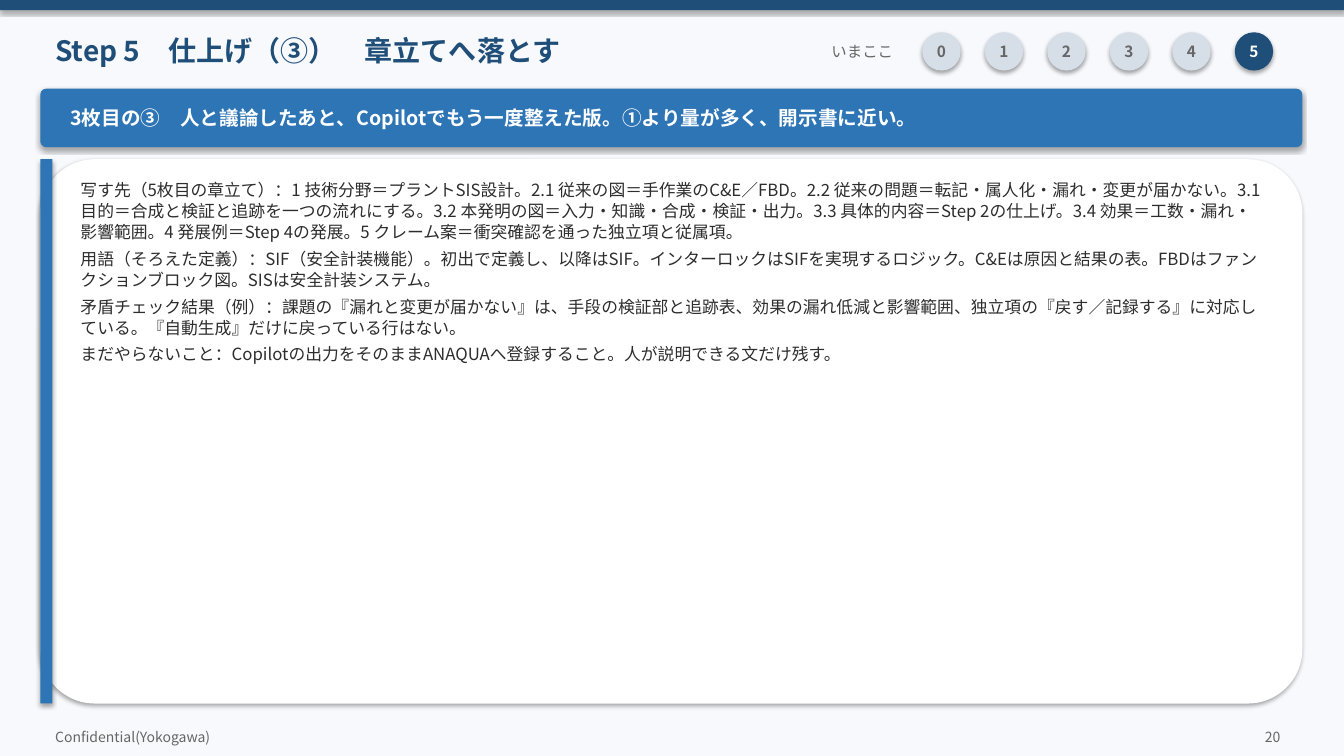
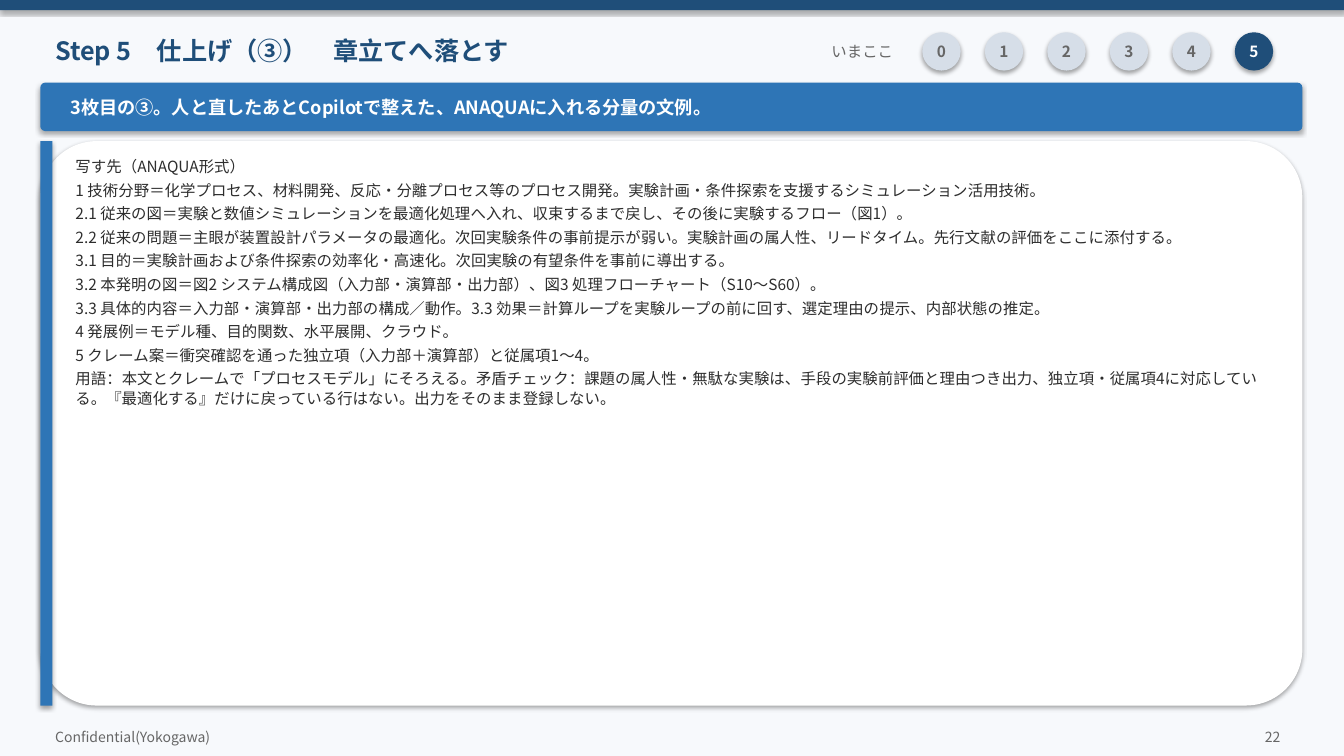
Before and after one commit to zhexingwang/ppt, a slide deck: slide 22 of decks/05_Copilot発明開示書/Copilot発明開示書_訂正反映.pptx (slide 20 before the commit). Drawn at 1344x756 pixels with LibreOffice and Linux fonts; fonts in the diff are those of the drawing. Boxes give left, top, right and bottom in pixels: in the first picture for what was removed or moved away, otherwise in the second. Text is boxed around its words. In the diff, an @@ line names an element or a change of style, - is before the commit and + after.

```diff
--- a/decks/05_Copilot発明開示書/Copilot発明開示書_訂正反映.pptx
+++ b/decks/05_Copilot発明開示書/Copilot発明開示書_訂正反映.pptx
@@ text "Step 5 仕上げ（③） 章立てへ落とす" at (x1=55, y1=38, x2=509, y2=66): size 20 to 18 pt @@
@@ rounded rectangle resized from (x1=40, y1=89, x2=1303, y2=147) to (x1=40, y1=83, x2=1303, y2=131) @@
@@ text at (x1=70, y1=98, x2=711, y2=118): text changed; size 14 to 13 pt @@
-3枚目の③ 人と議論したあと、Copilotでもう一度整えた版。①より量が多く、開示書に近い。
+3枚目の③。人と直したあとCopilotで整えた、ANAQUAに入れる分量の文例。
@@ rounded rectangle resized from (x1=40, y1=159, x2=1303, y2=704) to (x1=40, y1=141, x2=1303, y2=706) @@
@@ rectangle resized from (x1=40, y1=159, x2=52, y2=704) to (x1=40, y1=141, x2=52, y2=706) @@
@@ text at (x1=75, y1=159, x2=1256, y2=406): text changed; size 12 to 11 pt @@
-写す先（5枚目の章立て）：1 技術分野＝プラントSIS設計。2.1 従来の図＝手作業のC&E／FBD。2.2 従来の問題＝転記・属人化・漏れ・変更が届かない。3.1 目的＝合成と検証と追跡を一つの流れにする。3.2 本発明の図＝入力・知識・合成・検証・出力。3.3 具体的内容＝Step 2の仕上げ。3.4 効果＝工数・漏れ・影響範囲。4 発展例＝Step 4の発展。5 クレーム案＝衝突確認を通った独立項と従属項。
-用語（そろえた定義）：SIF（安全計装機能）。初出で定義し、以降はSIF。インターロックはSIFを実現するロジック。C&Eは原因と結果の表。FBDはファンクションブロック図。SISは安全計装システム。
-矛盾チェック結果（例）：課題の『漏れと変更が届かない』は、手段の検証部と追跡表、効果の漏れ低減と影響範囲、独立項の『戻す／記録する』に対応している。『自動生成』だけに戻っている行はない。
-まだやらないこと：Copilotの出力をそのままANAQUAへ登録すること。人が説明できる文だけ残す。
+写す先（ANAQUA形式）
+1 技術分野＝化学プロセス、材料開発、反応・分離プロセス等のプロセス開発。実験計画・条件探索を支援するシミュレーション活用技術。
+2.1 従来の図＝実験と数値シミュレーションを最適化処理へ入れ、収束するまで戻し、その後に実験するフロー（図1）。
+2.2 従来の問題＝主眼が装置設計パラメータの最適化。次回実験条件の事前提示が弱い。実験計画の属人性、リードタイム。先行文献の評価をここに添付する。
+3.1 目的＝実験計画および条件探索の効率化・高速化。次回実験の有望条件を事前に導出する。
+3.2 本発明の図＝図2 システム構成図（入力部・演算部・出力部）、図3 処理フローチャート（S10〜S60）。
+3.3 具体的内容＝入力部・演算部・出力部の構成／動作。3.3 効果＝計算ループを実験ループの前に回す、選定理由の提示、内部状態の推定。
+4 発展例＝モデル種、目的関数、水平展開、クラウド。
+5 クレーム案＝衝突確認を通った独立項（入力部＋演算部）と従属項1〜4。
+用語：本文とクレームで「プロセスモデル」にそろえる。矛盾チェック：課題の属人性・無駄な実験は、手段の実験前評価と理由つき出力、独立項・従属項4に対応している。『最適化する』だけに戻っている行はない。出力をそのまま登録しない。
@@ text at (x1=1265, y1=731, x2=1281, y2=742): text changed @@
-20
+22
```
Also in this commit, not shown: 13 other slides changed, 6 slides added, 5 slides removed, 22 other files.
